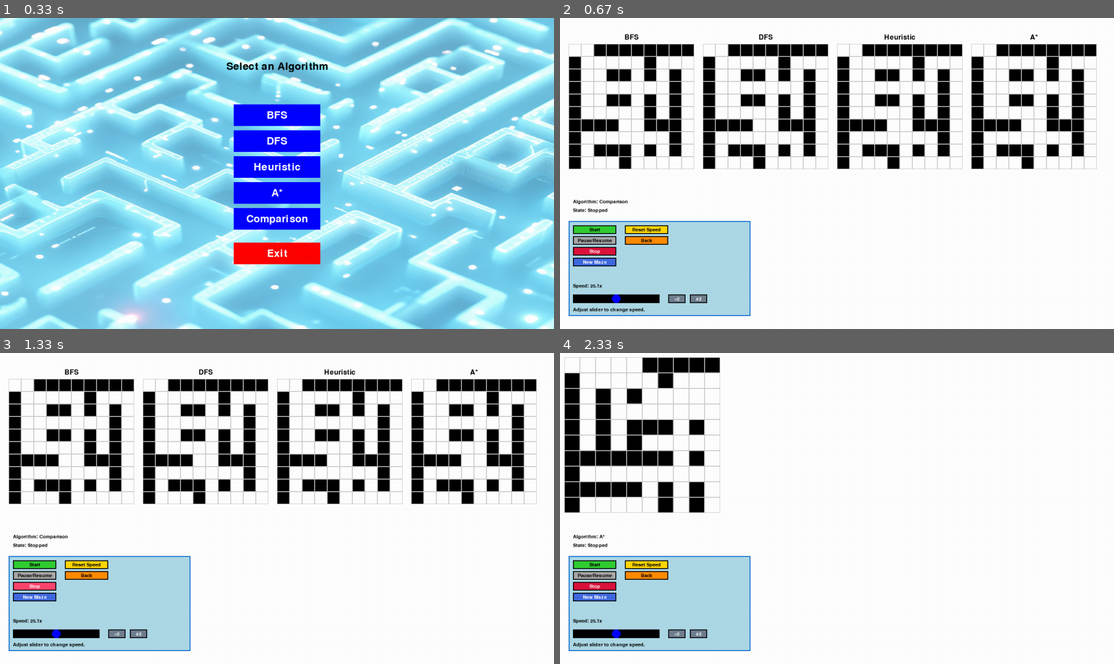
Above: before the commit, frames 1-4 (two rows, left to right).
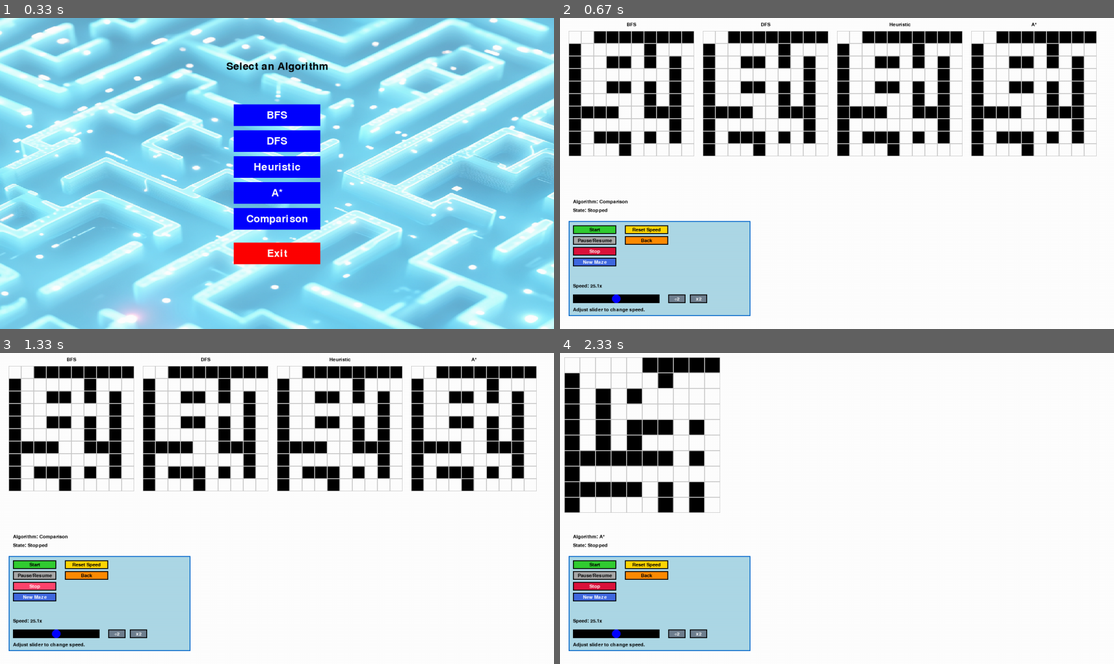
Above: after the commit, the same moments.

Repository: xvang3/Maze_AI_Algo
Game: pygame game, started from Pygame_Maze_Visualizer/main.py
The game is run twice, just before and just after one commit, with the same random seed, the same clock (stepped at 60 frames per second) and the same inputs.
Inputs (mouse positions are in pixels of both pictures, inside the frame that each line leads up to):
- Up to frame 1 (0.33 s): no input
- Up to frame 2 (0.67 s): press the mouse at (837, 217) at 0.37 s; move the mouse to (792, 148) at 0.47 s; release the mouse at (753, 77) at 0.6 s
- Up to frame 3 (1.33 s): press the mouse at (33, 564) at 0.7 s; move the mouse to (60, 480) at 0.8 s; release the mouse at (94, 396) at 0.93 s; click (33, 586) at 1.05 s, where only the run after the commit has a clickable "Stop"
- Up to frame 4 (2.33 s): click "New Maze" at 1.38 s; press the mouse at (648, 576) at 1.7 s; move the mouse to (837, 573) at 1.8 s; release the mouse at (1030, 570) at 1.93 s; press the mouse at (837, 527) at 2.03 s; move the mouse to (820, 483) at 2.13 s; release the mouse at (803, 440) at 2.27 s

Frame 1 is identical in both runs. In frame 2, 19% of the frame differs, in the area x 1-97%, y 1-49%; in frame 3, 19%; in frame 4, nothing differs.

Commit message:
faster ui

Diff:
--- a/Pygame_Maze_Visualizer/astar_solver.py
+++ b/Pygame_Maze_Visualizer/astar_solver.py
@@ -21,6 +21,7 @@
 
         # Dynamic delay
         pygame.time.delay(max(1, int(state["speed"])))
+        print(f"Applying delay: {state['speed']} ms for astar")
 
         if current == goal:
             # Reconstruct and visualize the path
--- a/Pygame_Maze_Visualizer/bfs_solver.py
+++ b/Pygame_Maze_Visualizer/bfs_solver.py
@@ -27,6 +27,7 @@
 
         # Dynamic delay
         pygame.time.delay(max(1, int(state["speed"])))  # Use updated speed from the slider
+        print(f"Applying delay: {state['speed']} ms for bfs")
 
         if current == goal:
             # Reconstruct the solution path
--- a/Pygame_Maze_Visualizer/dfs_solver.py
+++ b/Pygame_Maze_Visualizer/dfs_solver.py
@@ -15,6 +15,7 @@
 
         # Dynamic delay
         pygame.time.delay(max(1, int(state["speed"])))
+        print(f"Applying delay: {state['speed']} ms for dfs")
 
         if current == goal:
             # Reconstruct and visualize the path
--- a/Pygame_Maze_Visualizer/heuristic_solver.py
+++ b/Pygame_Maze_Visualizer/heuristic_solver.py
@@ -20,6 +20,7 @@
 
         # Dynamic delay
         pygame.time.delay(max(1, int(state["speed"])))
+        print(f"Applying delay: {state['speed']} ms for heuristic")
 
         if current == goal:
             # Reconstruct and visualize the path
--- a/Pygame_Maze_Visualizer/multi_algo_comparison.py
+++ b/Pygame_Maze_Visualizer/multi_algo_comparison.py
@@ -20,13 +20,20 @@
             min(event.pos[0], controls["slider_x"] + controls["slider_width"])
         )
         slider_fraction = (controls["slider_knob_x"] - controls["slider_x"]) / controls["slider_width"]
-
-        # Map to an effective multiplier range (e.g., 0.1x to 5.0x)
         shared_state["speed_factor"] = max(0.1, round(0.1 + slider_fraction * 4.9, 2))
 
-        # Debugging Output
-        print(f"Speed Factor Updated: {shared_state['speed_factor']}")
-
+def pre_render_maze(maze, effective_cell_size):
+    """Create a surface with the static maze grid pre-rendered."""
+    rows, cols = len(maze), len(maze[0])
+    surface = pygame.Surface((cols * effective_cell_size, rows * effective_cell_size))
+
+    for row in range(rows):
+        for col in range(cols):
+            color = (0, 0, 0) if maze[row][col] == 1 else (255, 255, 255)
+            pygame.draw.rect(surface, color, (col * effective_cell_size, row * effective_cell_size, effective_cell_size, effective_cell_size))
+            pygame.draw.rect(surface, (200, 200, 200), (col * effective_cell_size, row * effective_cell_size, effective_cell_size, effective_cell_size), 1)
+
+    return surface
 
 def new_maze_action(shared_state, states, generators, algorithms, maze, offsets, effective_cell_size):
     """Generate a new maze and reset states and generators."""
@@ -36,6 +43,8 @@
         states[name]["current_node"] = None
         states[name]["visited_nodes"].clear()
         states[name]["solution_path"].clear()
+        states[name]["cached_grid"] = pre_render_maze(maze, effective_cell_size)
+        states[name]["drawn_nodes"].clear()
         generators[name] = generator(
             states[name]["maze"], (0, 0), (len(maze) - 1, len(maze[0]) - 1), effective_cell_size, offsets[idx], states[name]
         )
@@ -67,9 +76,11 @@
             "current_node": None,
             "visited_nodes": set(),
             "solution_path": [],
-            "speed": INITIAL_DELAY,
+            "speed": INITIAL_DELAY,  # Reintroduced speed key
             "speed_factor": shared_state["speed_factor"],
-            "time_accumulated": 0.0,  # NEW: Track elapsed time for frame-based updates
+            "time_accumulated": 0.0,  # For time-based updates
+            "cached_grid": pre_render_maze(maze, effective_cell_size),  # Pre-render maze grid
+            "drawn_nodes": set(),  # Cache for dynamically updated nodes
         }
         states[name] = state
         generators[name] = generator(
@@ -83,55 +94,43 @@
     """Draw all mazes and their labels."""
     for idx, (name, state) in enumerate(states.items()):
         maze_offset = offsets[idx]
-
-        # Draw label
         label_surface = font.render(name, True, (0, 0, 0))
         label_rect = label_surface.get_rect(center=(maze_offset[0] + len(state["maze"][0]) * effective_cell_size // 2, maze_offset[1] - 15))
         screen.blit(label_surface, label_rect)
-
-        # Draw maze grid and nodes
-        for row in range(len(state["maze"])):
-            for col in range(len(state["maze"][0])):
-                x = maze_offset[0] + col * effective_cell_size
-                y = maze_offset[1] + row * effective_cell_size
-                color = (0, 0, 0) if state["maze"][row][col] == 1 else (255, 255, 255)
-                pygame.draw.rect(screen, color, (x, y, effective_cell_size, effective_cell_size))
-                pygame.draw.rect(screen, (200, 200, 200), (x, y, effective_cell_size, effective_cell_size), 1)
-
-        # Draw visited nodes, current node, and solution path
+        screen.blit(state["cached_grid"], maze_offset)
+
         for x, y in state["visited_nodes"]:
-            pygame.draw.rect(screen, (255, 255, 0), (maze_offset[0] + y * effective_cell_size,
-                                                     maze_offset[1] + x * effective_cell_size,
-                                                     effective_cell_size, effective_cell_size))
-        if state["current_node"]:
-            x, y = state["current_node"]
-            pygame.draw.rect(screen, (0, 0, 255), (maze_offset[0] + y * effective_cell_size,
-                                                   maze_offset[1] + x * effective_cell_size,
-                                                   effective_cell_size, effective_cell_size))
+            pygame.draw.rect(screen, (255, 255, 0), (maze_offset[0] + y * effective_cell_size, maze_offset[1] + x * effective_cell_size, effective_cell_size, effective_cell_size))
         for x, y in state["solution_path"]:
-            pygame.draw.rect(screen, (0, 255, 0), (maze_offset[0] + y * effective_cell_size,
-                                                   maze_offset[1] + x * effective_cell_size,
-                                                   effective_cell_size, effective_cell_size))
+            pygame.draw.rect(screen, (0, 255, 0), (maze_offset[0] + y * effective_cell_size, maze_offset[1] + x * effective_cell_size, effective_cell_size, effective_cell_size))
+        for x, y in state["drawn_nodes"]:
+            pygame.draw.rect(screen, (0, 0, 255), (maze_offset[0] + y * effective_cell_size, maze_offset[1] + x * effective_cell_size, effective_cell_size, effective_cell_size))
 
 def update_algorithms(states, generators, shared_state, frame_time):
-    """Update the algorithms based on their states and the elapsed frame time."""
+    """Update the algorithms and track dynamically updated nodes."""
     for name, generator in generators.items():
         state = states[name]
+
+        # Synchronize speed with shared_state
+        state["speed"] = INITIAL_DELAY / shared_state["speed_factor"]  # Dynamic speed adjustment
+
         if state["started"] and not state["paused"]:
             try:
-                # Use speed factor to control update frequency
-                elapsed_time = frame_time * shared_state["speed_factor"]
-                state["time_accumulated"] += elapsed_time
-
-                if state["time_accumulated"] >= INITIAL_DELAY:  # Enough time has passed
-                    state["time_accumulated"] -= INITIAL_DELAY
+                # Time-based delay
+                state["time_accumulated"] += frame_time
+                if state["time_accumulated"] >= state["speed"]:
                     action, data = next(generator)
                     if action == "process":
                         state["current_node"] = data
+                        state["drawn_nodes"].clear()
+                        state["drawn_nodes"].add(data)
                     elif action == "visit":
                         state["visited_nodes"].add(data)
+                        state["drawn_nodes"].add(data)
                     elif action == "path":
                         state["solution_path"] = data
+                        state["drawn_nodes"].update(data)
+                    state["time_accumulated"] -= state["speed"]
             except StopIteration:
                 state["started"] = False
 
@@ -144,7 +143,7 @@
             state["current_node"] = None
             state["visited_nodes"].clear()
             state["solution_path"].clear()
-            state["time_accumulated"] = 0.0  # Reset accumulated time
+            state["drawn_nodes"].clear()
 
 
 def multi_algo_comparison(screen, font, shared_state):
@@ -153,26 +152,14 @@
     margin = 20
     vertical_padding = 30
 
-    # Calculate effective cell size and maze dimensions
     available_width = SCREEN_WIDTH - margin * 5
     effective_cell_size = min(available_width // (cols * 4), CELL_SIZE)
-    maze_width = effective_cell_size * cols
-
-    # Generate initial maze
     maze = generate_random_maze_with_solution(rows, cols, wall_density=0.3)
-
-    # Determine maze offsets
-    offsets = [(margin + (maze_width + margin) * i, vertical_padding + 30) for i in range(4)]
-
-    # Initialize algorithms, states, and generators
+    offsets = [(margin + (effective_cell_size * cols + margin) * i, vertical_padding) for i in range(4)]
+
     algorithms, states, generators = initialize_algorithms(maze, offsets, effective_cell_size, shared_state)
-
-    # Initialize control panel
-    controls = init_controls(
-        SCREEN_WIDTH, rows, cols, shared_state, offset_x=20, offset_y=SCREEN_HEIGHT - 150
-    )
-
-    # Attach shared actions to buttons
+    controls = init_controls(SCREEN_WIDTH, rows, cols, shared_state, offset_x=20, offset_y=SCREEN_HEIGHT - 150)
+
     for button in controls["buttons"]:
         if button.text == "New Maze":
             button.action = lambda: new_maze_action(shared_state, states, generators, algorithms, maze, offsets, effective_cell_size)
@@ -184,15 +171,11 @@
     running = True
 
     while running:
-        frame_time = clock.get_time()  # Get time elapsed since last frame
-
+        frame_time = clock.get_time()
         screen.fill((255, 255, 255))
-
-        # Draw all mazes and control panel
-        draw_all_mazes(screen, states, offsets, effective_cell_size, label_font)
+        draw_all_mazes(screen, states, offsets, effective_cell_size, font)
         draw_controls(screen, controls, shared_state, font)
 
-        # Handle events
         for event in pygame.event.get():
             if event.type == pygame.QUIT:
                 running = False
@@ -202,14 +185,11 @@
             for button in controls["buttons"]:
                 button.handle_event(event)
 
-        # Check if Back button was clicked to return to selection
         if shared_state.get("in_selection"):
-            running = False  # Exit loop to return to main selection
-
-        # Update algorithms
+            running = False
+
         update_algorithms(states, generators, shared_state, frame_time)
 
-        # Reset generators on stop
         if shared_state["stop_clicked"]:
             for idx, (name, generator) in enumerate(algorithms.items()):
                 states[name]["maze"] = maze.copy()
@@ -219,6 +199,6 @@
             shared_state["stop_clicked"] = False
 
         pygame.display.flip()
-        clock.tick(30)  # Cap the frame rate to 30 FPS
+        clock.tick(30)
 
     return
